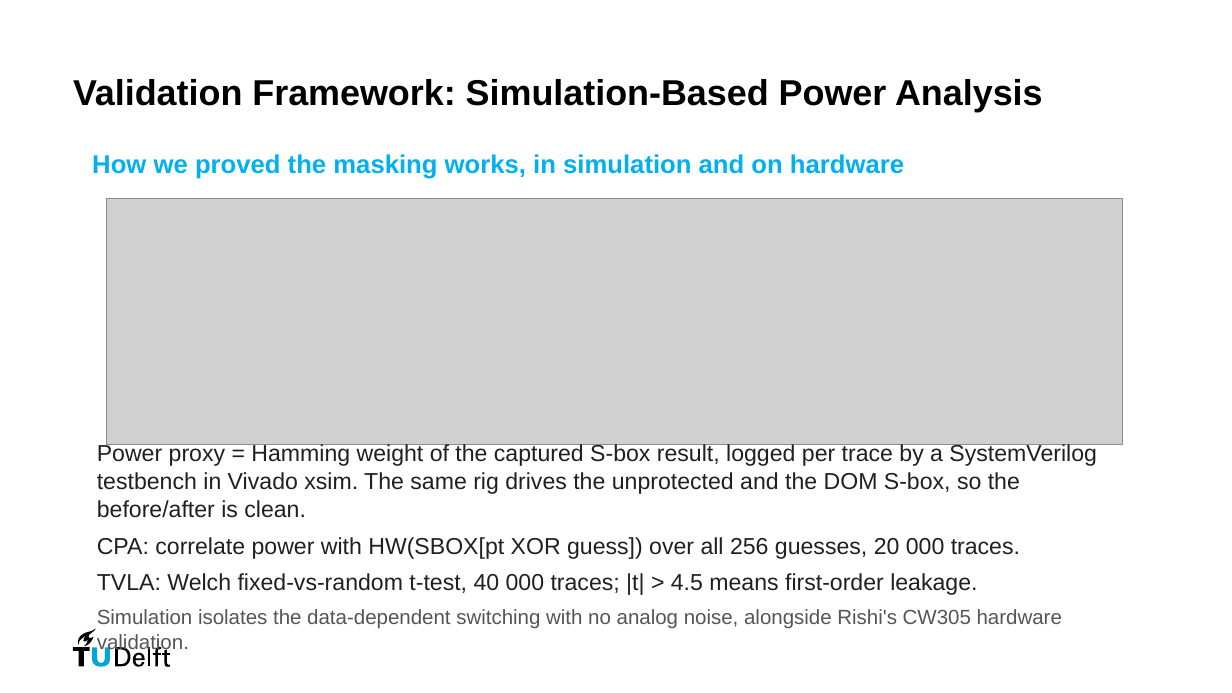
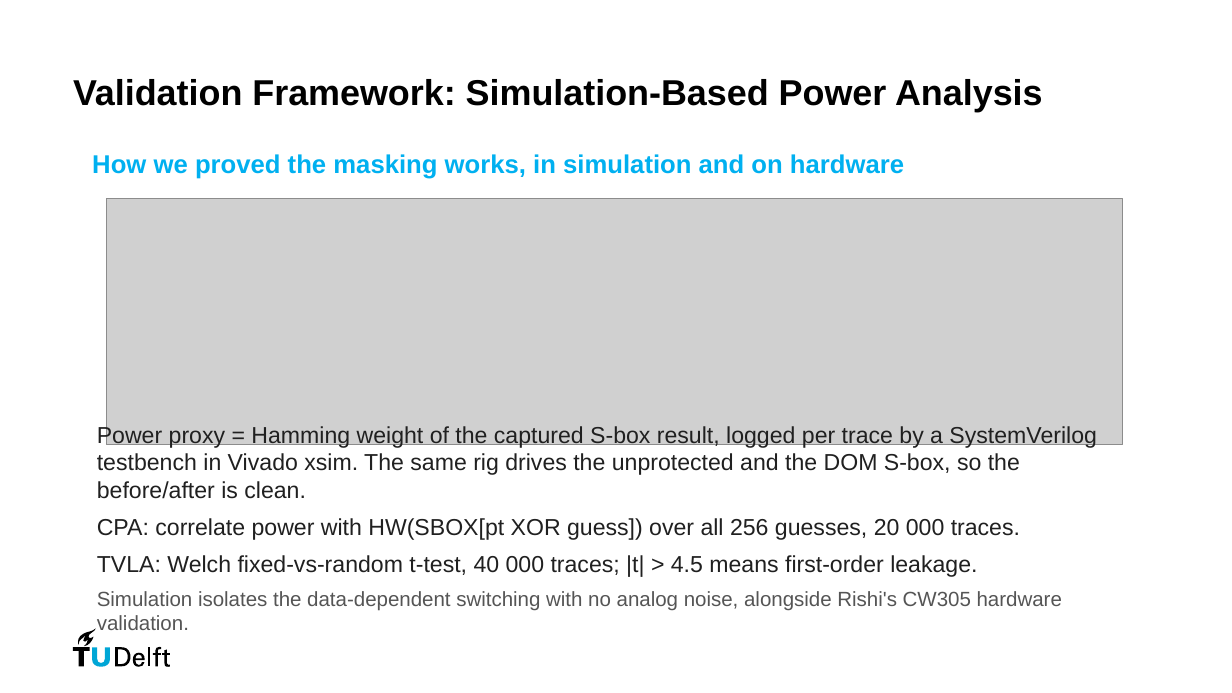
Before and after one commit to danieltyukov/tud-processor-design-project, a slide deck: slide 17 of PDP_group24.pptx. Drawn at 1232x693 pixels with LibreOffice and Linux fonts; fonts in the diff are those of the drawing; grey boxes stand for pictures. Boxes give left, top, right and bottom in pixels: in the first picture for what was removed or moved away, otherwise in the second. Text is boxed around its words. In the diff, an @@ line names an element or a change of style, - is before the commit and + after.

```diff
--- a/PDP_group24.pptx
+++ b/PDP_group24.pptx
@@ text "Power proxy = Hamming weight ..." rewrapped from bbox=[97, 443, 1097, 654] to bbox=[97, 424, 1097, 630] @@
```
Also in this commit, not shown: 13 other slides changed, 2 slides added, 1 slide removed, 3 other files.
